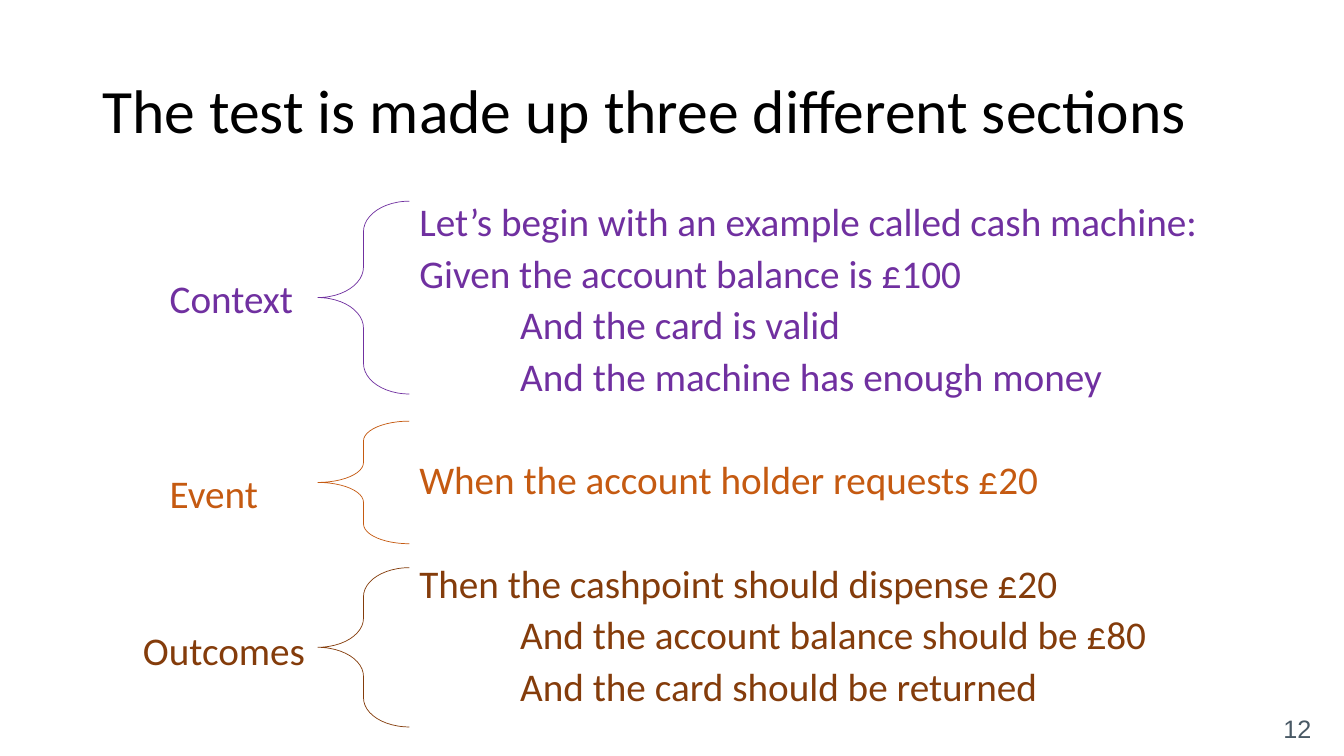
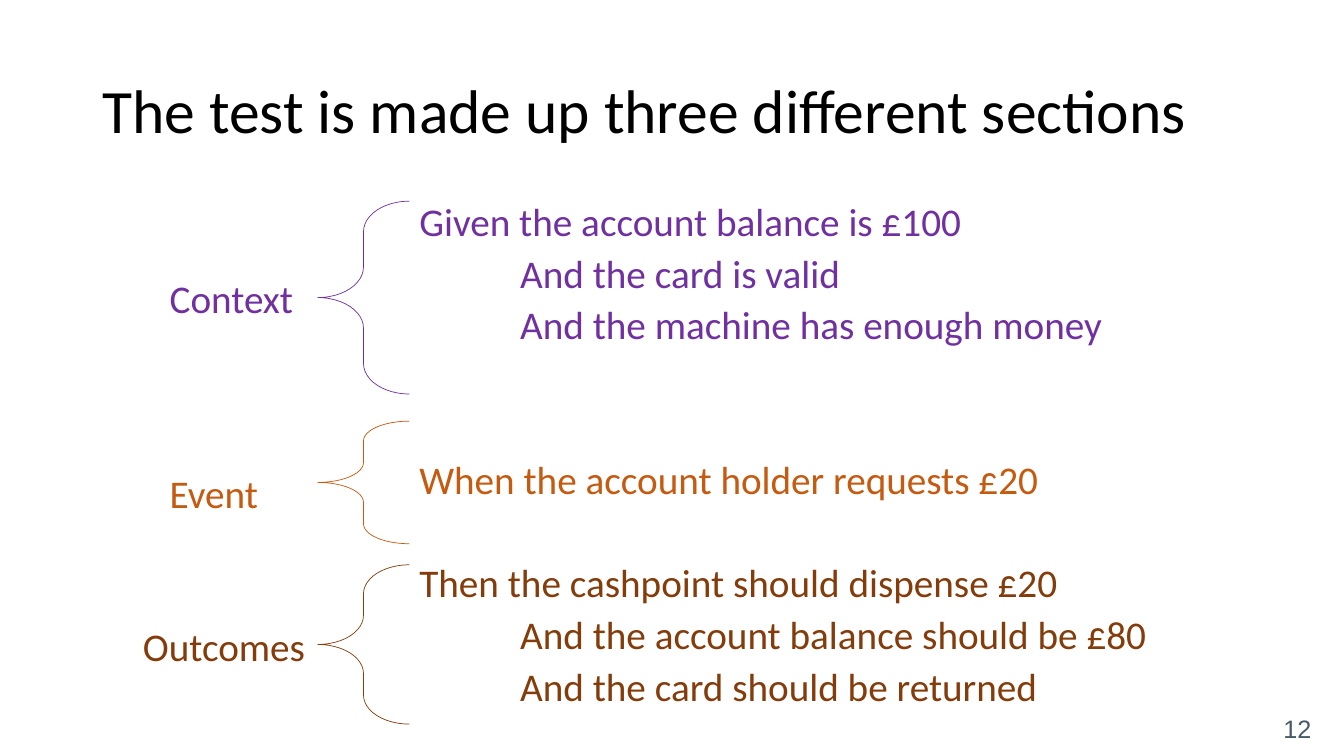
Before and after one commit to mostafarastgar/mockito-project, a slide deck: slide 12 of TDD_BDD Introduction.pptx. Drawn at 1344x756 pixels with LibreOffice and Linux fonts; fonts in the diff are those of the drawing. Boxes give left, top, right and bottom in pixels: in the first picture for what was removed or moved away, otherwise in the second. Text is boxed around its words. In the diff, an @@ line names an element or a change of style, - is before the commit and + after.

```diff
--- a/TDD_BDD Introduction.pptx
+++ b/TDD_BDD Introduction.pptx
@@ text at (419, 208, 1197, 243): paragraph removed @@
-Let’s begin with an example called cash machine:
@@ text "Outcomes": place and size @@
-text "Outcomes" at (143, 639, 305, 666)
+text "Outcomes" at (143, 635, 305, 662)
```
Also in this commit, not shown: 3 other slides changed.
